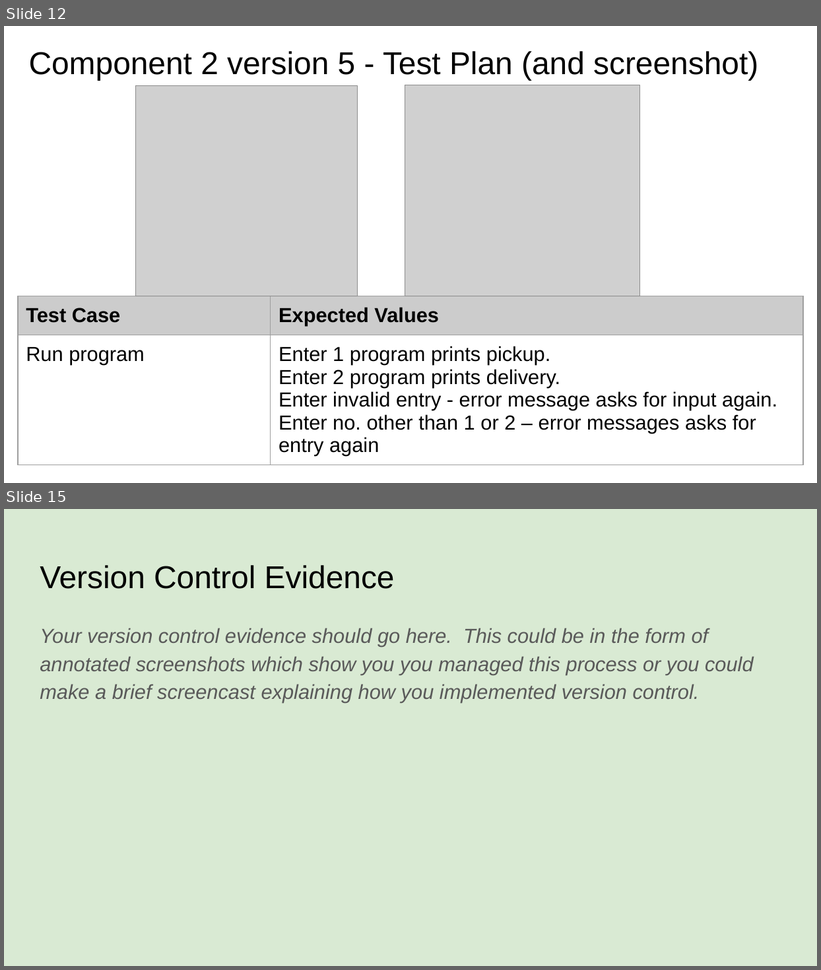
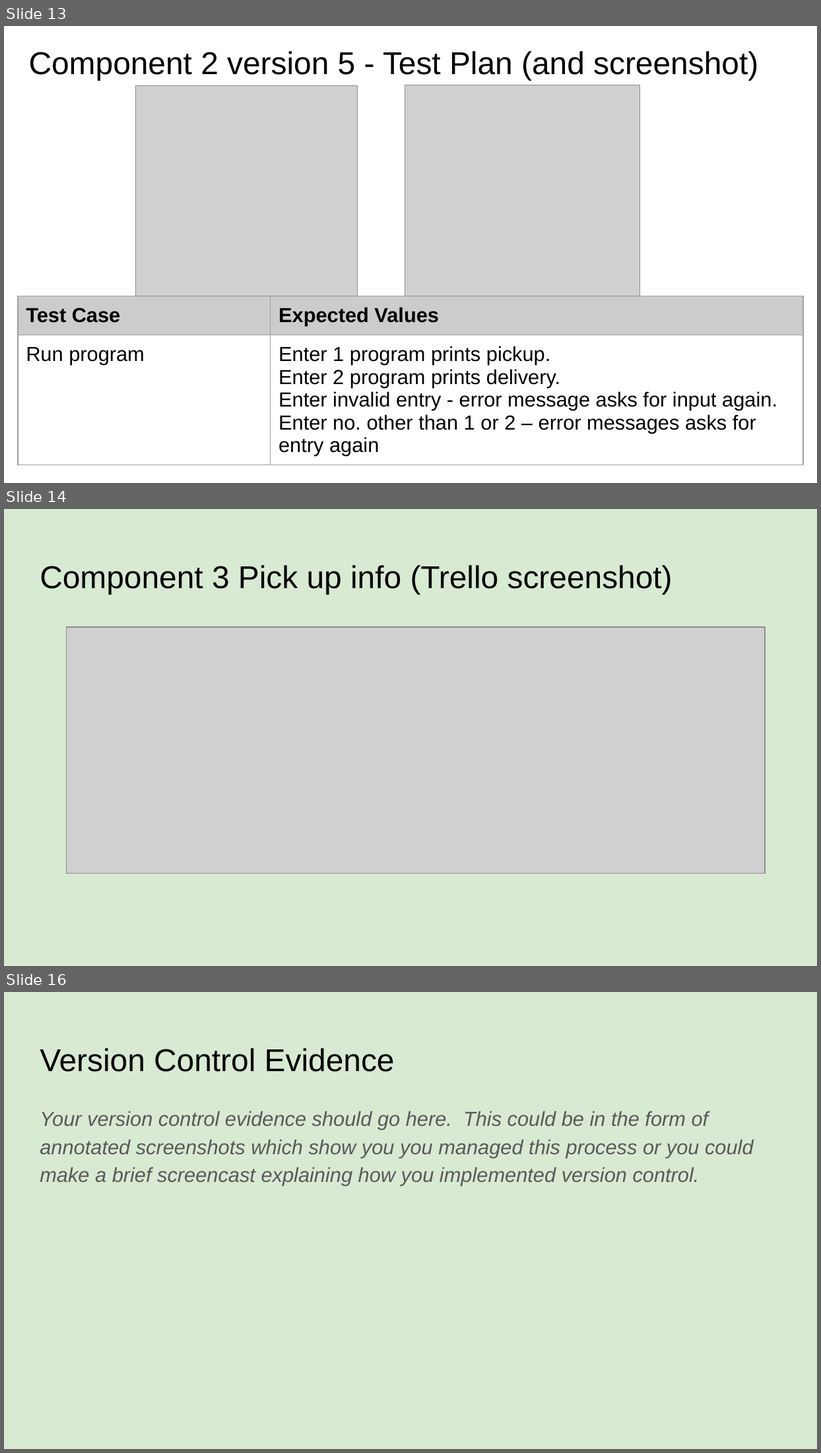
Before and after one commit to danettp/pizza_bot, a slide deck: 022_91893+_+91897+Documentation.pptx. Shown one above the other, each under a label of ours: slides 12 and 15 before the commit, slides 13, 14 and 16 after it; the slides between them are not shown. The pictures are 821x970 and 821x1453 pixels, drawn with LibreOffice and Linux fonts; fonts in the diff are those of the drawing; grey boxes stand for pictures. Boxes give left, top, right and bottom in pixels: in the first picture for what was removed or moved away, otherwise in the second. Text is boxed around its words. In the diff, an @@ line names an element or a change of style, - is before the commit and + after.

```diff
--- a/022_91893+_+91897+Documentation.pptx
+++ b/022_91893+_+91897+Documentation.pptx
@@ slide 14 added at (4, 509, 817, 966), background #D9EAD3 @@
@@ title added at (40, 565, 673, 594), 28 pt, text #000000 @@
+Component 3 Pick up info (Trello screenshot)
@@ picture added at (67, 627, 765, 873) @@
@@ what was slide 12 is now slide 13 @@
@@ what was slide 15 is now slide 16 @@
```
Also in this commit, not shown: 2 slides changed, 1 other file.
